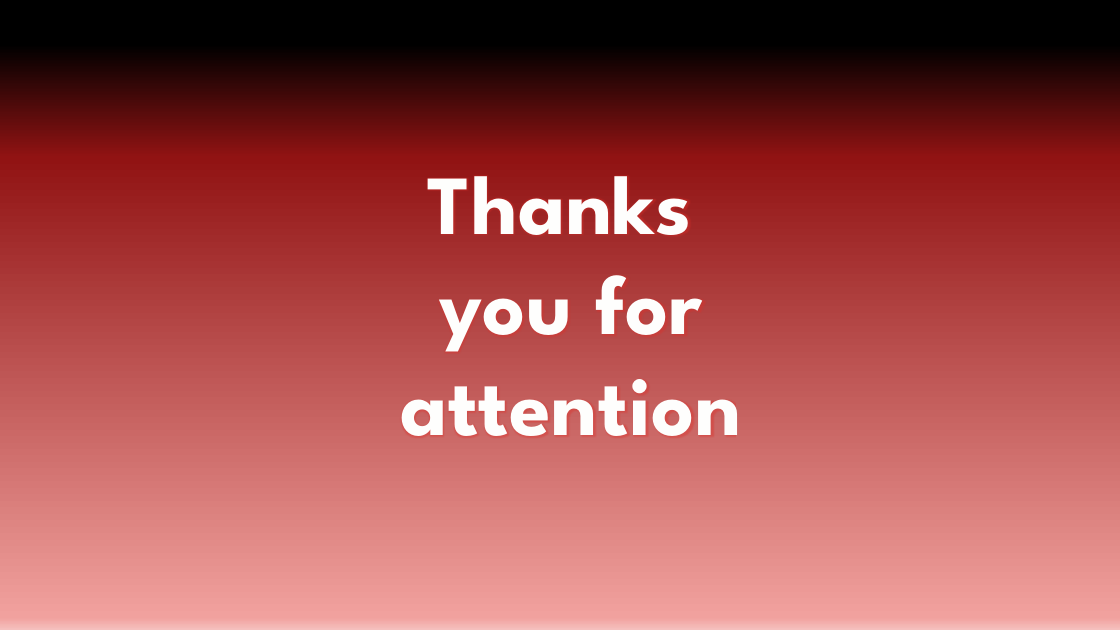
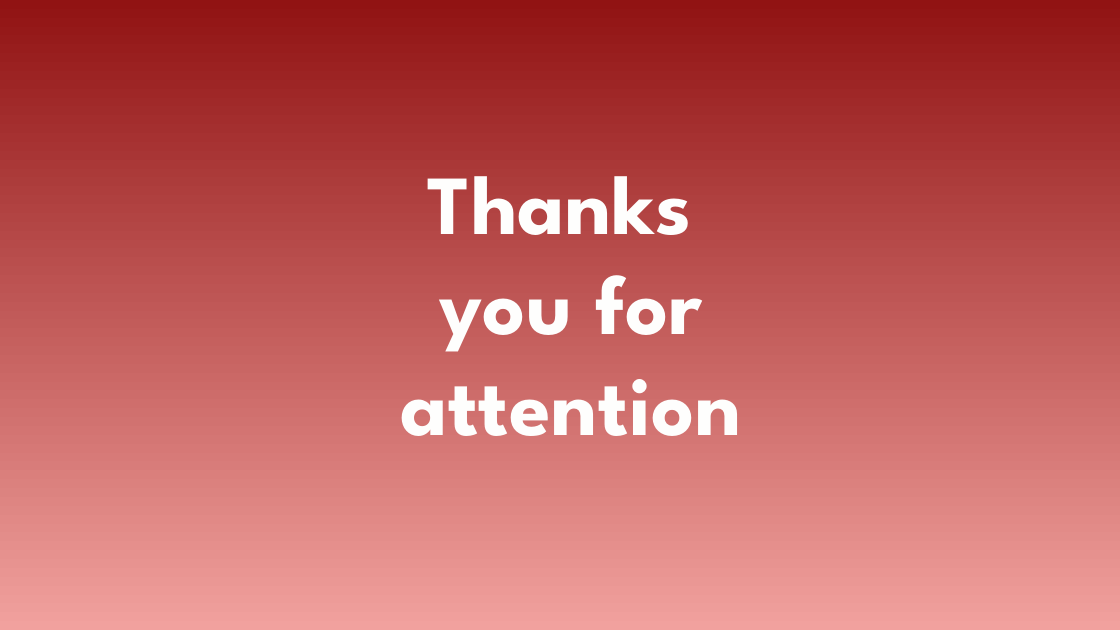
Before and after one commit to Tetiana19/final-project, a slide deck: slide 10 of Dinkievych Tetiana.pptx. Drawn at 1120x630 pixels with LibreOffice and Linux fonts; fonts in the diff are those of the drawing; background and template pictures are left out. Boxes give left, top, right and bottom in pixels: in the first picture for what was removed or moved away, otherwise in the second. Text is boxed around its words. In the diff, an @@ line names an element or a change of style, - is before the commit and + after.

```diff
--- a/Dinkievych Tetiana.pptx
+++ b/Dinkievych Tetiana.pptx
@@ background gradient #000000 to #911313 to #F1A19E to #F5C0BE to gradient #911313 to #F1A19E @@
@@ text "Thanks" at (400, 176, 741, 436): text colour #FEFEFE to #FEFEFD, letter outline #DF2E28 0.75 pt to none @@
```
Also in this commit, not shown: 9 other slides changed, 1 other file.
